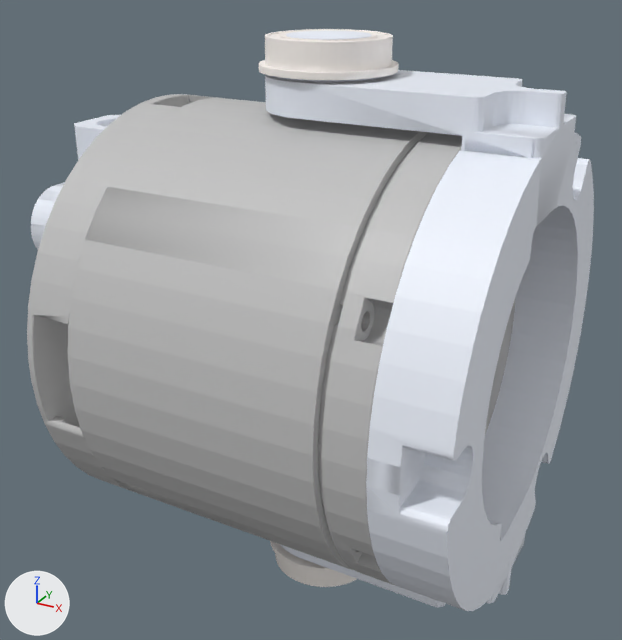
The COLLADA model assets/robot/openarm_v2.0/meshes/arm/visual/link6.dae, before and after one commit.
Camera for both pictures: a camera (50 mm lens) standing at (0.0491, -0.0936, 0.0474) and looking at (-0.003, 0.0011, 0.0001). The lights are fixed; the arrows at lower left show +X, +Y and +Z. The older version comes first.

Names of what the first picture shows: 'link6_00', 'link6_01', 'link6_02'.
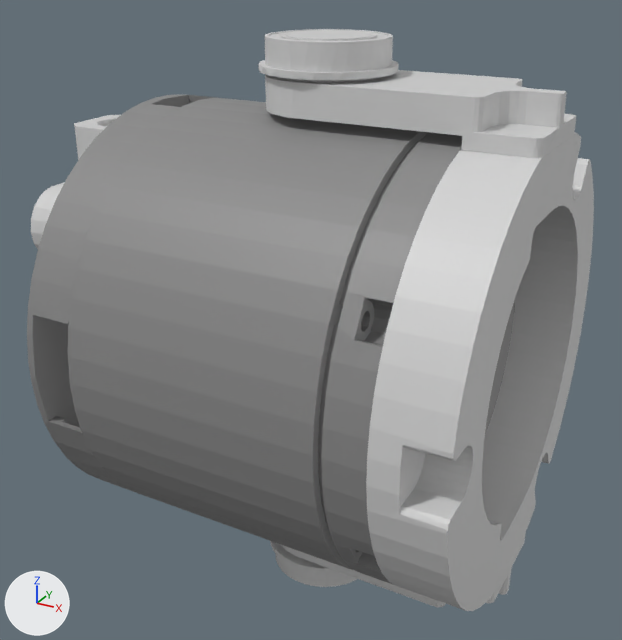
Where the newer file only moved an object's origin or applied its transform, the numbers keep the older frame.

What differs and where, as boxes (x1, y1, x2, y2) in the pictures (622 x 640 px):
'link6_00', reshaped
    before: (27, 94, 516, 586)
    after: (27, 95, 515, 585)
part 1 of me_link6_00, cut back
    before: (27, 94, 226, 492)
    after: (27, 95, 218, 492)
part 2 of me_link6_00, cut back
    before: (313, 131, 516, 586)
    after: (313, 131, 515, 585)
part 3 of me_link6_00, recoloured (light grey to grey)
    both: (33, 98, 515, 569)
part 4 of me_link6_01, reshaped
    both: (271, 541, 357, 587)
part 5 of me_link6_01, reshaped
    both: (258, 29, 399, 80)
part 6 of me_link6_01, recoloured
    both: (270, 29, 398, 587)
part 7 of me_link6_02, reshaped
    both: (31, 31, 594, 611)
part 8 of me_link6_02, recoloured (white to light grey)
    both: (47, 39, 588, 611)

Edits to the bpy script that builds the scene:
```text
Add mat_palette_00_metal_silver_006:
    mat_palette_00_metal_silver_006 = principled_material('palette_00_metal_silver.006')
    mat_palette_00_metal_silver_006.base_color = (0.65, 0.65, 0.65)  # light grey #d3d3d3
Add mat_palette_01_matte_black_006:
    mat_palette_01_matte_black_006 = principled_material('palette_01_matte_black.006')
    mat_palette_01_matte_black_006.base_color = (0.247, 0.247, 0.247)  # grey #888888
Change me_link6_02:
    used by ob_link6_02; location = (0.0, 0.0, 0.0)
    remove me_link6_02.from_pydata(...)  # 1466 vertices, 2920 faces; spans x -0.038..0.028, y -0.0285..0.0285, z -0.0375..0.0375
    add me_link6_02.from_pydata(...)  # 840 vertices, 1668 faces; spans x -0.038..0.028, y -0.0285..0.0285, z -0.0375..0.0375
    me_link6_02 part 7: 98 vertices moved from x -0.038..0.028, y -0.018..0.0176, z -0.0375..0.0375 to x -0.038..0.028, y -0.0182..0.0184, z -0.0375..0.0375; 932 vertices removed from x -0.038..0.028, y -0.0282..0.0184, z -0.0375..0.0375; 306 vertices added at x -0.038..0.028, y -0.0282..0.0184, z -0.0375..0.0375
    me_link6_02 part 8: 472 faces spanning x -0.038..0.028, y -0.0285..0.0285, z -0.0375..0.0375 switch from mat_link6_02_mat (white #eff5ff) to mat_palette_00_metal_silver_006 (light grey #d3d3d3)
Change me_link6_01:
    used by ob_link6_01; location = (0.0, 0.0, 0.0)
    remove me_link6_01.from_pydata(...)  # 1243 vertices, 2486 faces; spans x -0.0082..0.0083, y -0.0083..0.0083, z -0.0375..0.0375
    add me_link6_01.from_pydata(...)  # 710 vertices, 1420 faces; spans x -0.0082..0.0083, y -0.0083..0.0083, z -0.0375..0.0375
    me_link6_01 part 4: 41 vertices moved from x -0.0082..0.0074, y -0.0075..0.0072, z -0.0375..-0.0335 to x -0.0082..0.0073, y -0.0074..0.0073, z -0.0375..-0.0335; 402 vertices removed from x -0.0082..0.0082, y -0.0083..0.0081, z -0.0375..-0.0335; 135 vertices added at x -0.0082..0.0082, y -0.0083..0.008, z -0.0375..-0.0335
    me_link6_01 part 5: 41 vertices moved from x -0.0082..0.0074, y -0.0072..0.0075, z 0.0335..0.0375 to x -0.0082..0.0073, y -0.0073..0.0074, z 0.0335..0.0375; 400 vertices removed from x -0.0082..0.0082, y -0.0081..0.0083, z 0.0335..0.0375; 134 vertices added at x -0.0082..0.0082, y -0.008..0.0083, z 0.0335..0.0375
    me_link6_01 part 6: 303 faces spanning x -0.0082..0.0083, y -0.0083..0.0083, z -0.0375..0.0375 switch from mat_link6_01_mat (white #fff9f5) to mat_palette_00_metal_silver_006 (light grey #d3d3d3)
Change me_link6_00:
    used by ob_link6_00; location = (0.0, 0.0, 0.0)
    remove me_link6_00.from_pydata(...)  # 2824 vertices, 5664 faces; spans x -0.0255..0.0205, y -0.0285..0.0285, z -0.0285..0.0285
    add me_link6_00.from_pydata(...)  # 1610 vertices, 3236 faces; spans x -0.0255..0.0205, y -0.0285..0.0285, z -0.0285..0.0285
    me_link6_00 part 1: 92 vertices moved from x -0.0255..-0.019, y -0.0281..0.0284, z -0.0226..0.0282 to x -0.0255..-0.019, y -0.0281..0.0285, z -0.0226..0.0282; 945 vertices removed from x -0.0255..-0.019, y -0.0285..0.0285, z -0.0285..0.0285; 331 vertices added at x -0.0255..-0.019, y -0.0285..0.0285, z -0.0284..0.0285
    me_link6_00 part 2: 65 vertices moved from x 0.0135..0.0195, y -0.0266..0.0276, z -0.0283..0.0282 to x 0.0135..0.0195, y -0.0266..0.0263, z -0.0283..0.0276; 925 vertices removed from x 0.0135..0.0205, y -0.0285..0.0285, z -0.0285..0.0285; 325 vertices added at x 0.0135..0.0205, y -0.0285..0.0285, z -0.0285..0.0285
    me_link6_00 part 3: 970 faces spanning x -0.0255..0.0205, y -0.0285..0.0285, z -0.0285..0.0285 switch from mat_link6_00_mat (light grey #c1c1c1) to mat_palette_01_matte_black_006 (grey #888888)
```
